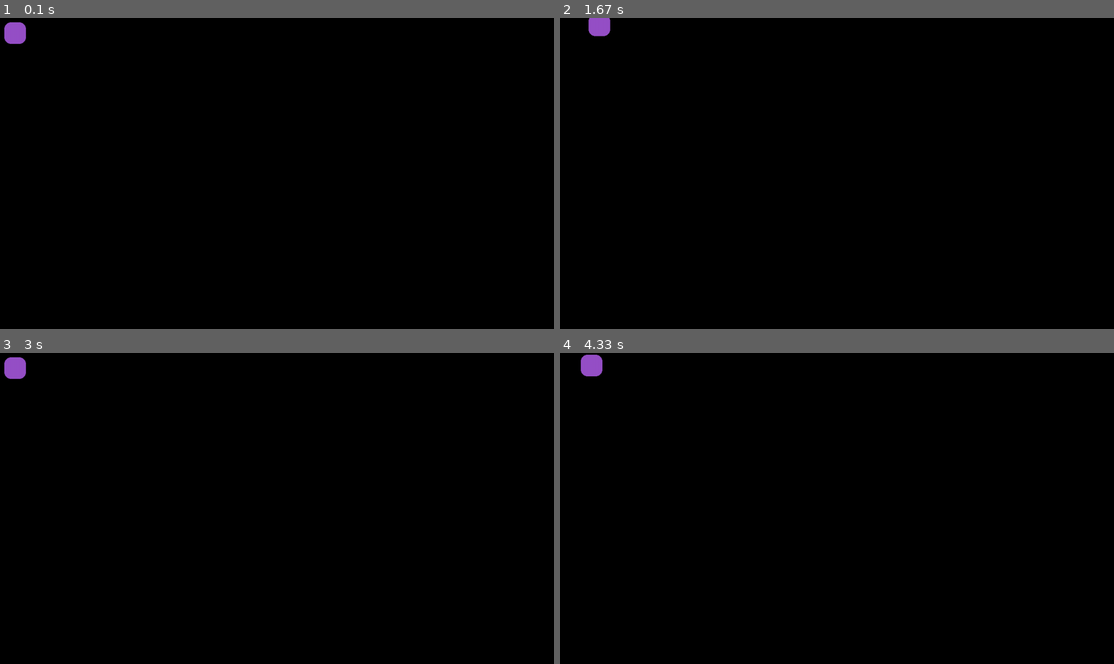
Above: before the commit, frames 1-4 (two rows, left to right).
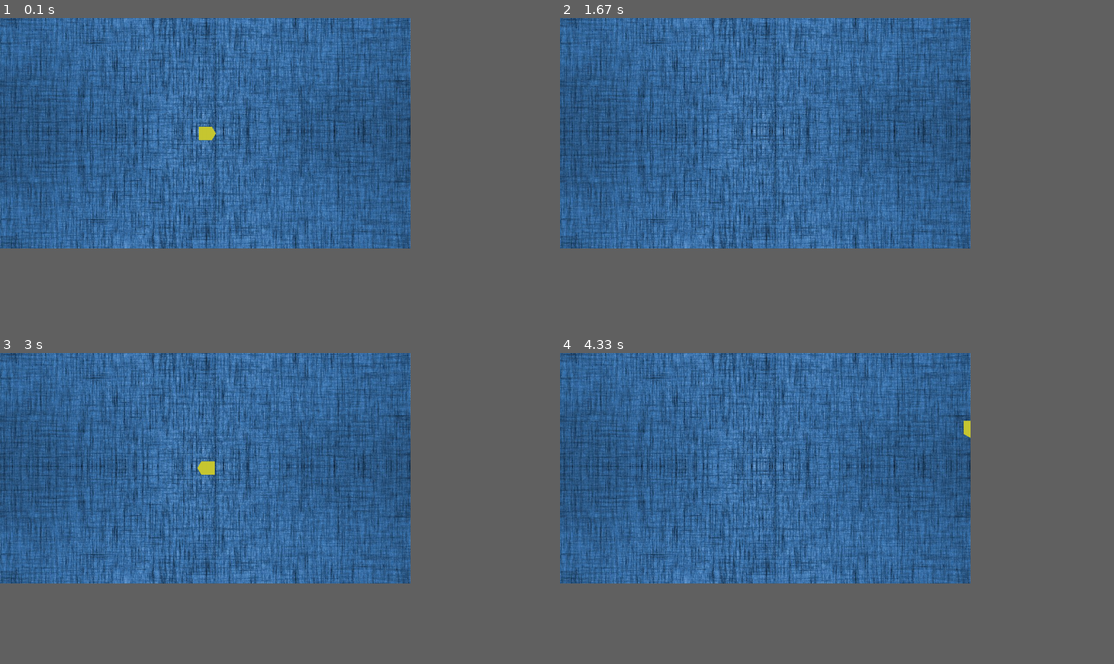
Above: after the commit, the same moments.

Repository: ArturKowal/simply_game_pygame
Game: pygame game, started from winwar/run.py
The game is run twice, just before and just after one commit, with the same random seed, the same clock (stepped at 60 frames per second) and the same inputs.
Inputs:
- Up to frame 1 (0.1 s): no input
- Up to frame 2 (1.67 s): hold D 0.33-0.8 s; hold W 0.83-1.13 s; hold D 1.17-1.63 s
- Up to frame 3 (3 s): hold A 1.67-2.2 s; hold S 2.23-2.53 s; hold A 2.57-2.97 s
- Up to frame 4 (4.33 s): hold W 3-3.37 s; hold D 3.4-4.03 s; hold S from 4.07 s (still down)
In our replay, the window is 900x506 before the commit and 667x375 after it. These sizes can differ from the game's own. Grey fills any space a smaller window leaves; there, only what the larger window draws over its background counts as a difference.

The runs differ from the first frame. In frame 1, 55% of the frame differs, in the area x 0-75%, y 0-75%; in frame 2, 55%; in frame 3, 55%; in frame 4, 55%.

Commit message:
add game like objects, add physics

Diff:
--- /dev/null
+++ b/winwar/player.py
@@ -0,0 +1,42 @@
+import pygame,sys
+from pygame.math import Vector2
+
+class Player(object):
+	"""docstring for Player"""
+	def __init__(self, game):
+		self.game=game
+		size=self.game.screen.get_size()
+		self.position=Vector2(size[0]/2,size[1]/2)
+		self.velocity=Vector2(0,0)
+		self.acceleration=Vector2(0,0)
+
+	def add_power(self,power):
+		self.acceleration += power
+
+	def tick(self):
+
+		pressed=pygame.key.get_pressed()
+		if pressed[pygame.K_d]:
+			self.add_power(Vector2(1,0))
+		if pressed[pygame.K_s]:
+			self.add_power(Vector2(0,1))
+		if pressed[pygame.K_a]:
+			self.add_power(Vector2(-1,0))
+		if pressed[pygame.K_w]:
+			self.add_power(Vector2(0,-1))
+
+		# Physics
+		self.velocity *= 0.8
+		self.velocity += self.acceleration
+		self.position += self.velocity
+		self.acceleration *= 0
+
+
+	def draw(self):
+		#pygame.draw.rect(self.game.screen, (150,80,200),pygame.Rect(self.position.x,self.position.y,50,50), border_radius=15)
+		points=(Vector2(-5,5),Vector2(0,8),Vector2(5,5),Vector2(5,-5),Vector2(-5,-5))
+		angle = self.velocity.angle_to(Vector2(0,1))
+		points = [p.rotate(angle) for p in points]
+		points = [Vector2(p.x*-1,p.y) for p in points]
+		points= [self.position+p*3 for p in points]
+		pygame.draw.polygon(self.game.screen,(200,200,50), points)
--- a/winwar/run.py
+++ b/winwar/run.py
@@ -1,38 +1,50 @@
-import pygame
+import pygame,sys
 from pygame import Vector2
-import sys
+from player import Player
 
-pygame.init()
-screen=pygame.display.set_mode((1280,720)) #1280,720
-box=[10,10,50,50]
-clock=pygame.time.Clock()
-delta=0.0
+class Game(object):
+	""" class Game """
+	def __init__(self):
+		# Config
+		self.max_tps=150.0
 
-while True:
-	# Handle events
-	for event in pygame.event.get():
-		if event.type == pygame.QUIT:
-			sys.exit(0)
-		if event.type ==pygame.KEYDOWN and event.key==pygame.K_ESCAPE:
-			sys.exit(0)
+		# Init
+		pygame.init()
+		self.screen=pygame.display.set_mode((950,534)) #1280/1.5,720/1.5
+		bg = pygame.image.load("background.png")
+		self.tps_clock=pygame.time.Clock()
+		self.tps_delta=0.0
+		self.player = Player(self)
 
-	#Ticking
-	delta+=clock.tick()/1000.0
+		while True:
+			# Handle events
+			for event in pygame.event.get():
+				if event.type == pygame.QUIT:
+					sys.exit(0)
+				elif event.type ==pygame.KEYDOWN and event.key==pygame.K_ESCAPE:
+					sys.exit(0)
+
+			# Ticking
+			self.tps_delta+=self.tps_clock.tick()/1000.0
+			while self.tps_delta > 1 /self.max_tps:
+				self.tick()
+				self.tps_delta -=1/self.max_tps
+
+			# Draving
+			#self.screen.fill((0,0,0))
+			self.screen.blit(bg, (0, 0))
+			self.draw()
+			pygame.display.flip()
 
 
-	#Input
-	keys=pygame.key.get_pressed()
-	if keys[pygame.K_d]:
-		box[0]+=1
-	if keys[pygame.K_s]:
-		box[1]+=1
-	if keys[pygame.K_a]:
-		box[0]-=1
-	if keys[pygame.K_w]:
-		box[1]-=1
 
-	# Draving
-	screen.fill((0,0,0))
-	#pygame.draw.polygon(screen, (50,100,150),  (Vector2(-60,-60),Vector2(60,-60),Vector2(60,60),Vector2(0,80),Vector2(-60,60)))
-	pygame.draw.rect(screen, (150,80,200),box, border_radius=15)
-	pygame.display.flip()
+	def tick(self):
+		# Checking inputs
+		#keys=pygame.key.get_pressed()
+		self.player.tick()
+
+	def draw(self):
+		self.player.draw()
+
+if __name__=="__main__":
+	Game()
Binary file added: winwar/background.png
